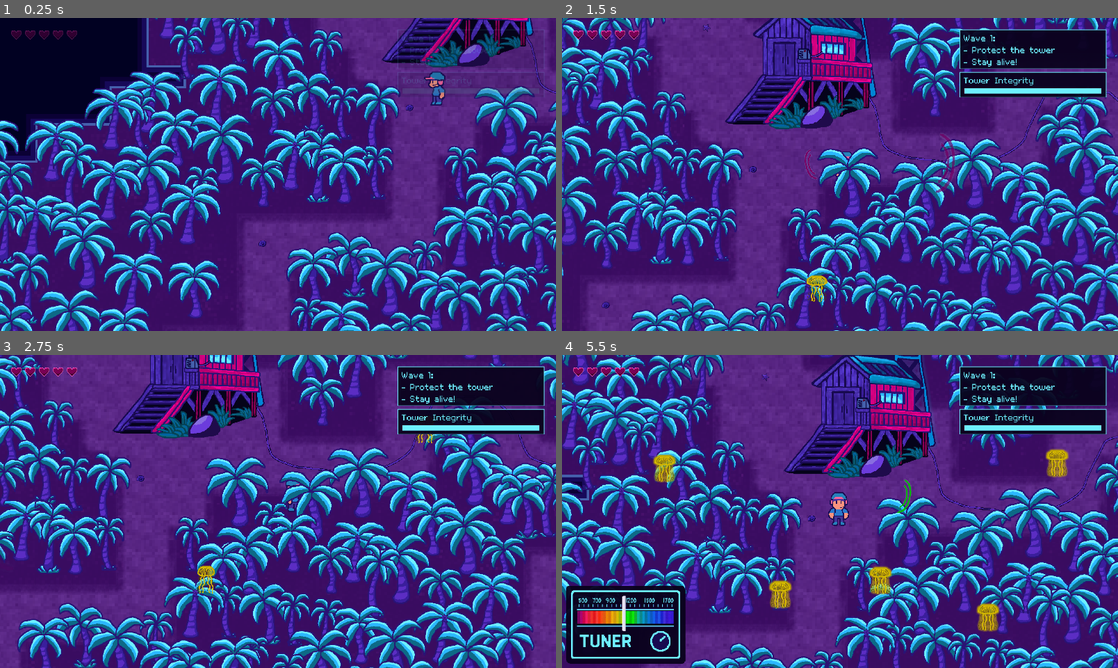
Above: before the commit, frames 1-4 (two rows, left to right).
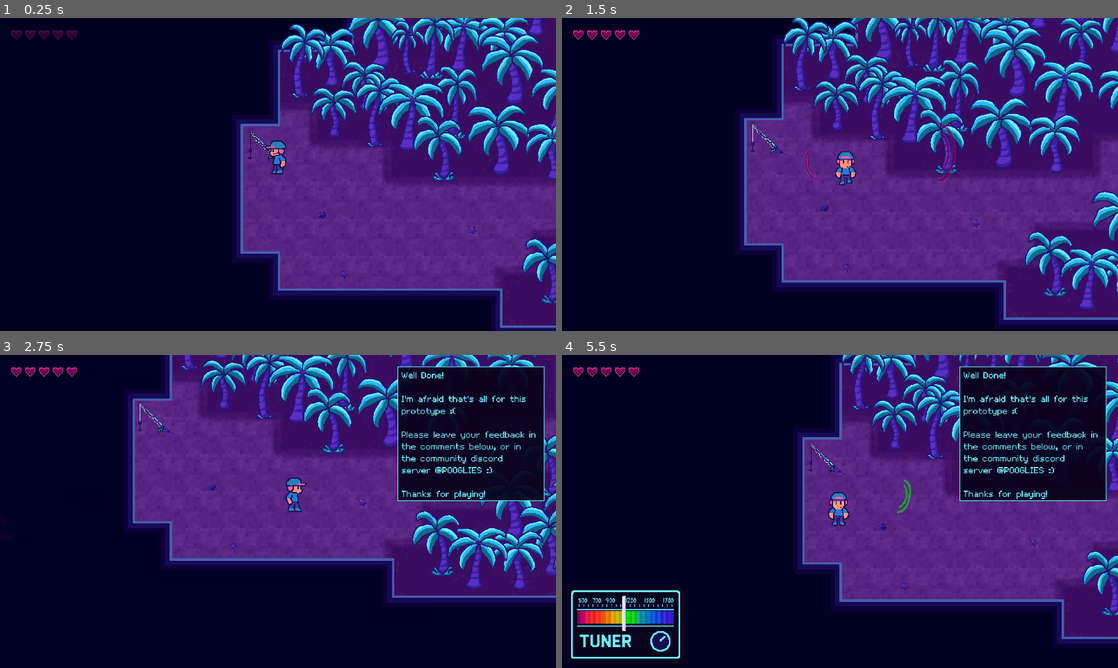
Above: after the commit, the same moments.

Repository: dougwhite/wave-length
Game: Godot game, scene res://scenes/game.tscn
The game is run twice, just before and just after one commit, with the same random seed, the same clock (stepped at 60 frames per second) and the same inputs.
Inputs (mouse positions are in pixels of both pictures, inside the frame that each line leads up to):
- Up to frame 1 (0.25 s): no input
- Up to frame 2 (1.5 s): tap Enter (ui_accept) at 0.5, 0.77 s; move the mouse to (962, 158) at 0.52 s; hold Right (move_right) 0.53-1.28 s; hold Shift (fine_tune) 0.53-1.28 s; click (962, 158) at 0.67 s; move the mouse to (728, 190) at 1.27 s; hold S (move_down) from 1.28 s (still down); click (728, 190) at 1.35 s
- Up to frame 3 (2.75 s): tap Enter (ui_accept) at 1.52 s; move the mouse to (333, 442) at 2.02 s; release S (move_down) at 2.03 s; hold Right (move_right) from 2.03 s (still down); hold E (interact) from 2.03 s (still down)
- Up to frame 4 (5.5 s): move the mouse to (812, 574) at 2.77 s; release Right (move_right) at 2.78 s; release E (interact) at 2.78 s; hold Up (move_up) 2.78-3.53 s; tap 1 (tune_1) at 2.85 s; click (812, 574) at 2.92 s; tap Enter (ui_accept) at 3.02, 3.77, 4.52 s; move the mouse to (1006, 558) at 3.52 s; hold 2 (tune_2) 3.53-4.28 s; hold Left (move_left) 3.53-5.03 s; move the mouse to (673, 464) at 4.27 s; tap 3 (tune_3) at 4.35 s; move the mouse to (867, 511) at 5.02 s; hold S (move_down) from 5.03 s (still down); hold 4 (tune_4) from 5.03 s (still down); click (867, 511) at 5.17 s

The runs differ from the first frame. In frame 1, 81% of the frame differs, in the area x 0-100%, y 0-100%; in frame 2, 87%; in frame 3, 82%; in frame 4, 81%.

Commit message:
Added wire2 asset for solar panels

Diff:
--- /dev/null
+++ b/scenes/doodads/wire_2.tscn
@@ -0,0 +1,9 @@
+[gd_scene load_steps=2 format=3 uid="uid://c0q2ixxxipmq3"]
+
+[ext_resource type="Texture2D" uid="uid://ckfyvrj6yr1kf" path="res://art/wire2.png" id="1_758fy"]
+
+[node name="Wire2" type="Node2D"]
+
+[node name="Sprite2D" type="Sprite2D" parent="."]
+texture = ExtResource("1_758fy")
+region_rect = Rect2(0, 0, 1792, 384)
--- a/scenes/game.tscn
+++ b/scenes/game.tscn
@@ -8,6 +8,7 @@
 [ext_resource type="PackedScene" uid="uid://bhld7233440xa" path="res://scenes/trees/tree2.tscn" id="5_u5sy4"]
 [ext_resource type="PackedScene" uid="uid://br73t6t1qwemr" path="res://scenes/trees/tree3.tscn" id="6_gee14"]
 [ext_resource type="PackedScene" uid="uid://bd3tk45rckh25" path="res://scenes/trees/tree4.tscn" id="7_0tnpc"]
+[ext_resource type="PackedScene" uid="uid://c0q2ixxxipmq3" path="res://scenes/doodads/wire_2.tscn" id="7_8ool0"]
 [ext_resource type="PackedScene" uid="uid://bns3tbjq6lgrm" path="res://scenes/trees/tree5.tscn" id="8_0tnpc"]
 [ext_resource type="PackedScene" uid="uid://bkn22v61wdeqk" path="res://scenes/tunables/radio_tower.tscn" id="8_sww3w"]
 [ext_resource type="PackedScene" uid="uid://6p7tluls4xk2" path="res://scenes/trees/tree6.tscn" id="9_vtaks"]
@@ -1348,6 +1349,9 @@
 [node name="Wire1" parent="Map/Doodads" instance=ExtResource("20_qouja")]
 position = Vector2(3424, -711)
 
+[node name="Wire2" parent="Map/Doodads" instance=ExtResource("7_8ool0")]
+position = Vector2(1454, -1489)
+
 [node name="Objects" type="Node2D" parent="."]
 y_sort_enabled = true
 
@@ -2279,7 +2283,7 @@
 
 [node name="NarrativeManager" type="Node" parent="."]
 script = ExtResource("22_37s47")
-start_stage = 8
+start_stage = 10
 opening_music = ExtResource("13_kvuet")
 battle_music = ExtResource("31_twgab")
 
Binary file added: art/wire2.png
Not shown, added: art/wire2.png.import
Not shown: 1 places in scenes/game.tscn that only renumber resources
Not shown, added: art/wire2.kra
